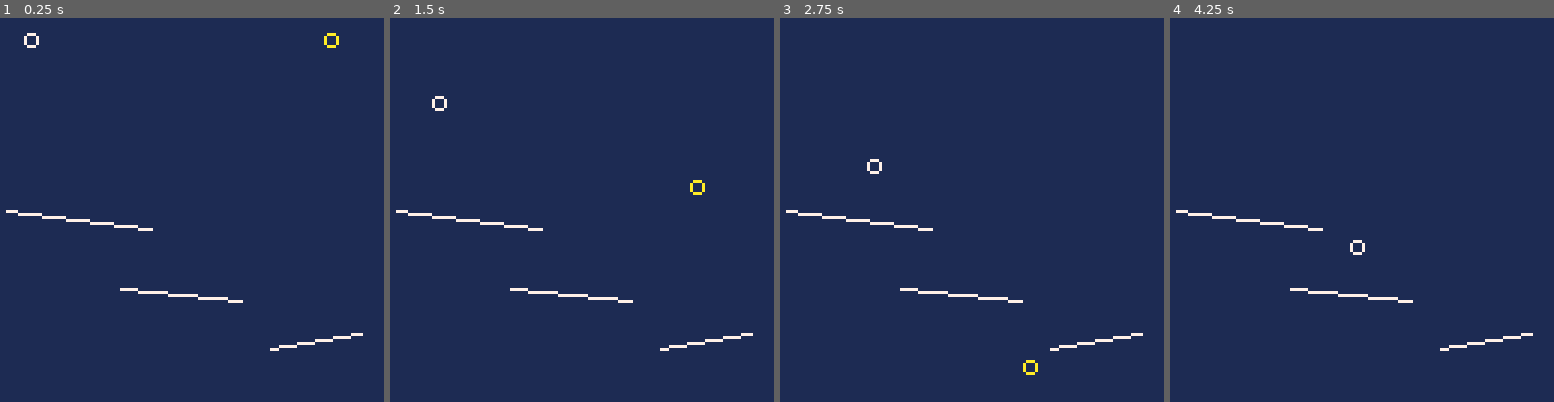
Above: before the commit, frames 1-4 (left to right).
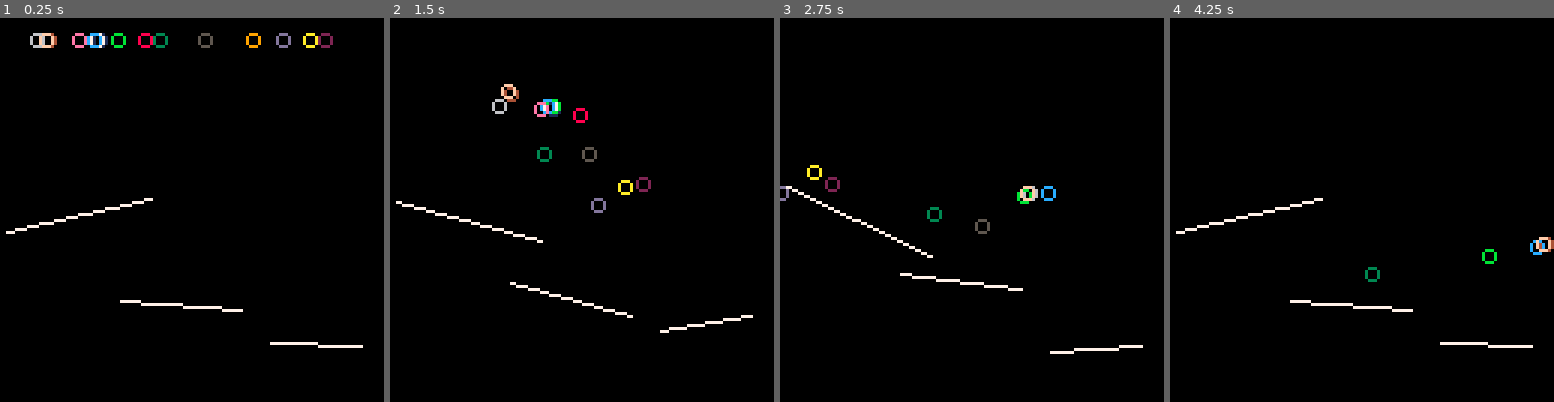
Above: after the commit, the same moments.

Repository: pixelrip/ball-platform-physics
Game: PICO-8 cartridge physics.p8
Same seed, same stepped clock (60 frames per second), same inputs: the game is played once before the commit and once after it.
Inputs:
- Up to frame 1 (0.25 s): no input
- Up to frame 2 (1.5 s): no input
- Up to frame 3 (2.75 s): no input
- Up to frame 4 (4.25 s): no input

The runs differ from the first frame. In frame 1, 100% of the frame differs, in the area x 0-100%, y 0-100%; in frame 2, 100%; in frame 3, 100%; in frame 4, 100%.

Commit message:
bouncy platforms

Diff:
--- a/src/entities/platform.lua
+++ b/src/entities/platform.lua
@@ -12,11 +12,22 @@
 	setmetatable(self, Platform)
 
 	-- Set platform properties
+
+	self.base_y1 = opts.y1
+	self.base_y2 = opts.y2
+
+	self.amplitude_y1 = rnd_between(5, 10)
+	self.amplitude_y2 = rnd_between(5, 10)
+	self.speed_y1 = rnd_between(1, 3)
+	self.speed_y2 = rnd_between(1, 3)
+
+
 	self.x1 = opts.x1
 	self.y1 = opts.y1
 	self.x2 = opts.x2
 	self.y2 = opts.y2
 	self.lowest_y = max(self.y1, self.y2)
+
 	self.col = opts.col or 7
 	self.bounce = opts.bounce or 0.8
 
@@ -27,6 +38,21 @@
 	return self
 end
 
+function Platform:update()
+	local t1 = t() * self.speed_y1
+	local t2 = t() * self.speed_y2
+	local y1_offset = cos(t1) * self.amplitude_y1
+	local y2_offset = sin(t2) * self.amplitude_y2
+
+	self.y1 = self.base_y1 + y1_offset
+	self.y2 = self.base_y2 + y2_offset
+
+	self.lowest_y = max(self.y1, self.y2)
+	self.m = get_slope(self.x1, self.y1, self.x2, self.y2)
+	self.c = get_y_intercept(self.m, self.x1, self.y1)
+end
+
+
 function Platform:draw()
 	line(self.x1, self.y1, self.x2, self.y2, self.col)
 end
--- a/src/helpers.lua
+++ b/src/helpers.lua
@@ -23,3 +23,7 @@
 function log(txt)
     printh(txt, "log.p8l")
 end
+
+function rnd_between(min, max)
+    return flr(rnd(max - min + 1) + min)
+end
--- a/src/main.lua
+++ b/src/main.lua
@@ -5,19 +5,14 @@
 	platforms = {}
 
 	-- Create a couple of balls
-	add(balls, Ball.new({
-		x = 10,
-		y = 0,
-		r = 2,
-		col = 7,
-	}))
-
-	add(balls, Ball.new({
-		x = 110,
-		y = 0,
-		r = 2,
-		col = 10,
-	}))
+	for i = 1, 15 do
+		add(balls, Ball.new({
+			x = rnd_between(10, 120),
+			y = 0,
+			r = 2,
+			col = i
+		}))
+	end
 
 	-- Creat a couple of platforms
 
@@ -50,10 +45,14 @@
 	for ball in all(balls) do
 		ball:update(platforms)
 	end
+
+	for platform in all(platforms) do
+		platform:update()
+	end
 end
 
 function _draw()
-	cls(1)
+	cls(0)
 
 	for ball in all(balls) do
 		ball:draw()
